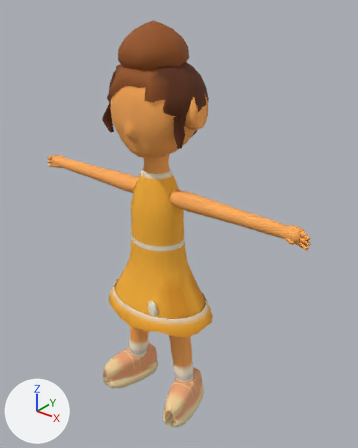
Before and after pictures for a commit that changed the Blender file assets/v2/source/peaches-pilot.blend.
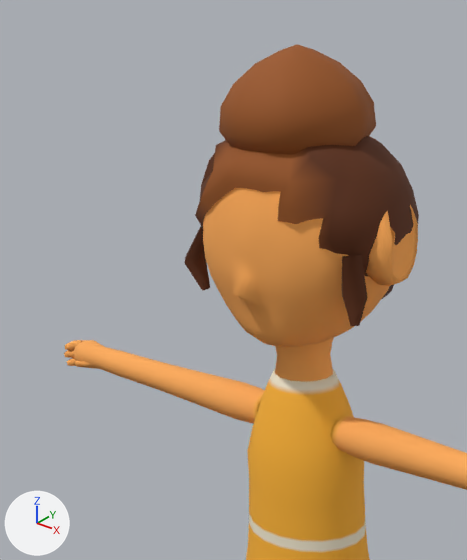
Old and new are each drawn whole from a camera (50 mm lens) standing at (2.95, -3.34, 4.28) and looking at (0.13, 0.18, 2.09) and again close up on the part from 5% to 64% of the width and 0% to 57% of the height. Every picture has the same lights, and +X, +Y and +Z are marked at lower left. The older version's two pictures come first.

Objects in the first close-up: 'kid_peaches_LOD0'.
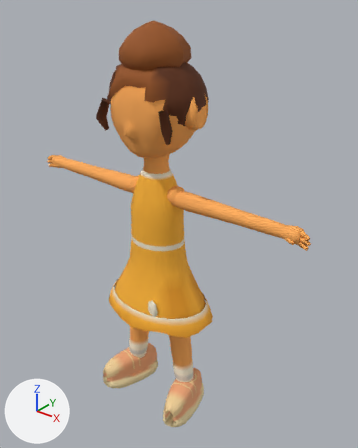
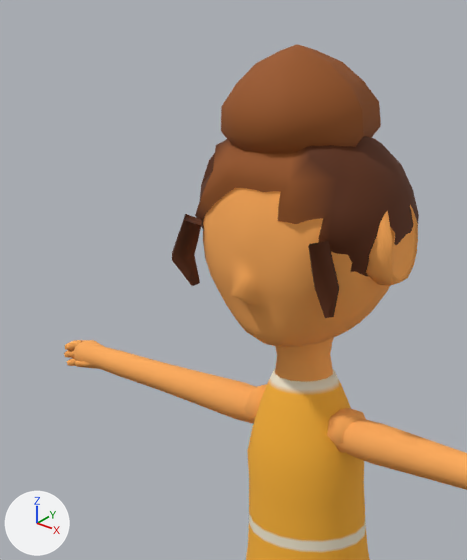
What differs and where, as boxes (x1, y1, x2, y2) in the close-ups (467 x 560 px; the box of a moved part takes in the faces that stretch with it):
```json
{"part": 1, "of": "me_kid_peaches_lod0_mesh_001", "change": "added", "after": [327, 408, 366, 453], "on screen": "orange"}
{"part": 2, "of": "me_kid_peaches_lod0_mesh_001", "change": "added", "after": [245, 384, 267, 424]}
{"part": 3, "of": "me_kid_peaches_lod0_mesh_001", "change": "added", "after": [308, 241, 339, 318], "on screen": "brown"}
{"part": 4, "of": "me_kid_peaches_lod0_mesh_001", "change": "added", "after": [172, 214, 202, 286], "on screen": "brown"}
{"part": 5, "of": "me_kid_peaches_lod0_mesh_001", "change": "moved or reshaped", "before": [185, 50, 394, 326], "after": [221, 50, 381, 307]}
```

Scene script edits in JSON lines:
```json
{"block": "me_kid_peaches_lod0_mesh_001", "where": "# used by ob_kid_peaches_lod0; location = (0.0, 0.0, 0.0)"}
{"op": "remove", "block": "me_kid_peaches_lod0_mesh_001", "code": "me_kid_peaches_lod0_mesh_001.from_pydata(...)  # 3423 vertices, 3498 faces; spans x -1.62..1.62, y -0.46..0.51, z 0.01..4.01"}
{"op": "add", "block": "me_kid_peaches_lod0_mesh_001", "code": "me_kid_peaches_lod0_mesh_001.from_pydata(...)  # 3463 vertices, 3546 faces; spans x -1.62..1.62, y -0.46..0.49, z 0.01..4.01"}
{"block": "me_kid_peaches_lod0_mesh_001", "change": "me_kid_peaches_lod0_mesh_001 part 1: a new loose piece, a UV sphere (6 segments, 4 rings, poles along z) spanning x 0.13..0.33, y -0.09..0.1, z 2.38..2.59, in mat_m_body"}
{"block": "me_kid_peaches_lod0_mesh_001", "change": "me_kid_peaches_lod0_mesh_001 part 2: a new loose piece, a UV sphere (6 segments, 4 rings, poles along z) spanning x -0.33..-0.13, y -0.09..0.1, z 2.38..2.59, in mat_m_body"}
{"block": "me_kid_peaches_lod0_mesh_001", "change": "me_kid_peaches_lod0_mesh_001 part 3: a new loose piece of 14 vertices spanning x 0.28..0.45, y -0.36..-0.23, z 3.07..3.37, in mat_m_hair"}
{"block": "me_kid_peaches_lod0_mesh_001", "change": "me_kid_peaches_lod0_mesh_001 part 4: a new loose piece of 14 vertices spanning x -0.45..-0.28, y -0.36..-0.23, z 3.07..3.37, in mat_m_hair"}
{"block": "me_kid_peaches_lod0_mesh_001", "change": "me_kid_peaches_lod0_mesh_001 part 5"}
{"block": "me_kid_peaches_lod0_mesh_001", "change": "28 vertices are removed from x -0.49..0.49, y -0.25..-0.1, z 3.02..3.3"}
{"block": "me_kid_peaches_lod0_mesh_001", "change": "32 faces are deleted"}
{"block": "me_kid_peaches_lod0_mesh_001", "change": "8 vertices in x -0.06..0.06, y -0.39..0.29, z 3.12..3.79 move by (0.0, -0.01, 0.0)"}
{"block": "me_kid_peaches_lod0_mesh_001", "change": "7 vertices in x -0.24..0.31, y -0.1..0.12, z 3.58..3.94 move by (0.01, 0.0, 0.0)"}
{"block": "me_kid_peaches_lod0_mesh_001", "change": "7 vertices in x -0.31..0.24, y -0.1..0.12, z 3.58..3.94 move by (-0.01, 0.0, 0.0)"}
{"block": "me_kid_peaches_lod0_mesh_001", "change": "6 vertices in x -0.16..0.19, y -0.21..0.25, z 3.58..3.94 move by (0.01, 0.01, 0.0)"}
{"block": "me_kid_peaches_lod0_mesh_001", "change": "6 vertices in x -0.19..0.16, y -0.21..0.25, z 3.58..3.94 move by (-0.01, 0.01, 0.0)"}
{"block": "me_kid_peaches_lod0_mesh_001", "change": "3 vertices in x 0.13..0.24, y 0.07..0.12, z 3.58..3.94 move by (-0.02, -0.01, 0.0)"}
{"block": "me_kid_peaches_lod0_mesh_001", "change": "47 vertices move from x -0.3..0.3, y -0.39..0.51, z 2.98..3.94 to x -0.33..0.33, y -0.41..0.41, z 3.0..3.94"}
```
